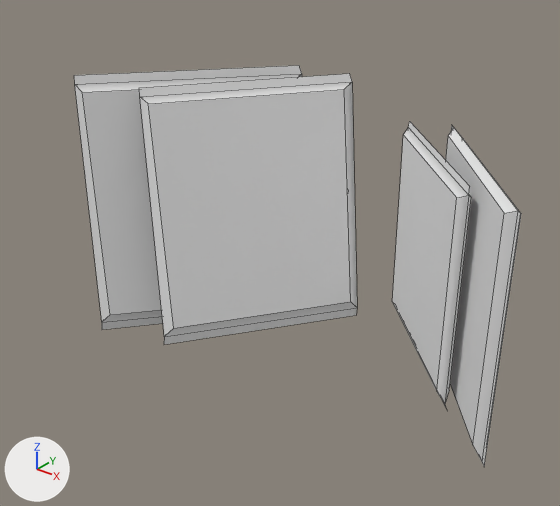
An edit to the FBX model Objects/WrapPitta/Wrap.fbx, drawn before and after from the same camera.
The view is the same before and after, from a 50 mm lens placed at (0.883, -0.634, 0.38), pointed at (0.333, 0.053, -0.046). The lights are fixed; the arrows at lower left show +X, +Y and +Z. Mesh edges are drawn as thin lines.

Names of what the first picture shows: 'E2_ST4_EM3_I1', 'E2_ST4_EM3_I2', 'E2_ST4_EM3_I3', 'E2_ST4_EM3_I4'.
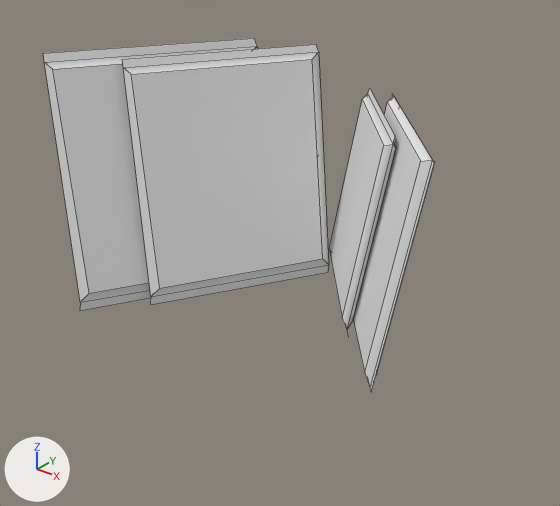
What the commit changed:
Object 'E2_ST4_EM3_I2' (ob_e2_st4_em3_i2) moves from (0.212, 0.036, 0.0) to (0.144, 0.049, 0.019).
Object 'E2_ST4_EM3_I2' (ob_e2_st4_em3_i2) turns from (85, 0, 50) to (80, 0, 60) degrees about x, y and z.
Object 'E2_ST4_EM3_I4' (ob_e2_st4_em3_i4) moves from (0.282, 0.071, -0.005) to (0.205, 0.115, 0.014).
Object 'E2_ST4_EM3_I4' (ob_e2_st4_em3_i4) turns from (80, 0, 55) to (80, 0, 60) degrees about x, y and z.
Object 'E2_ST4_EM3_I1' (ob_e2_st4_em3_i1) moves from (0.503, 0.116, -0.025) to (0.36, 0.187, -0.018).
Object 'E2_ST4_EM3_I1' (ob_e2_st4_em3_i1) turns from (90, 0, -45) to (80, 0, -50) degrees about x, y and z.
Object 'E2_ST4_EM3_I3' (ob_e2_st4_em3_i3) moves from (0.574, 0.079, -0.02) to (0.442, 0.117, -0.01).
Object 'E2_ST4_EM3_I3' (ob_e2_st4_em3_i3) turns from (90, 0, -50) to (80, 0, -50) degrees about x, y and z.

Pixel boxes (x1, y1, x2, y2) of what changed, in the pictures (560 x 506 px):
'E2_ST4_EM3_I4', moved, turned
    before: (139, 74, 357, 344)
    after: (122, 44, 329, 305)
'E2_ST4_EM3_I2', moved, turned
    before: (74, 65, 302, 330)
    after: (43, 38, 257, 310)
'E2_ST4_EM3_I3', moved, turned
    before: (446, 126, 521, 466)
    after: (353, 94, 435, 391)
'E2_ST4_EM3_I1', moved, turned
    before: (392, 122, 471, 407)
    after: (329, 89, 396, 330)
